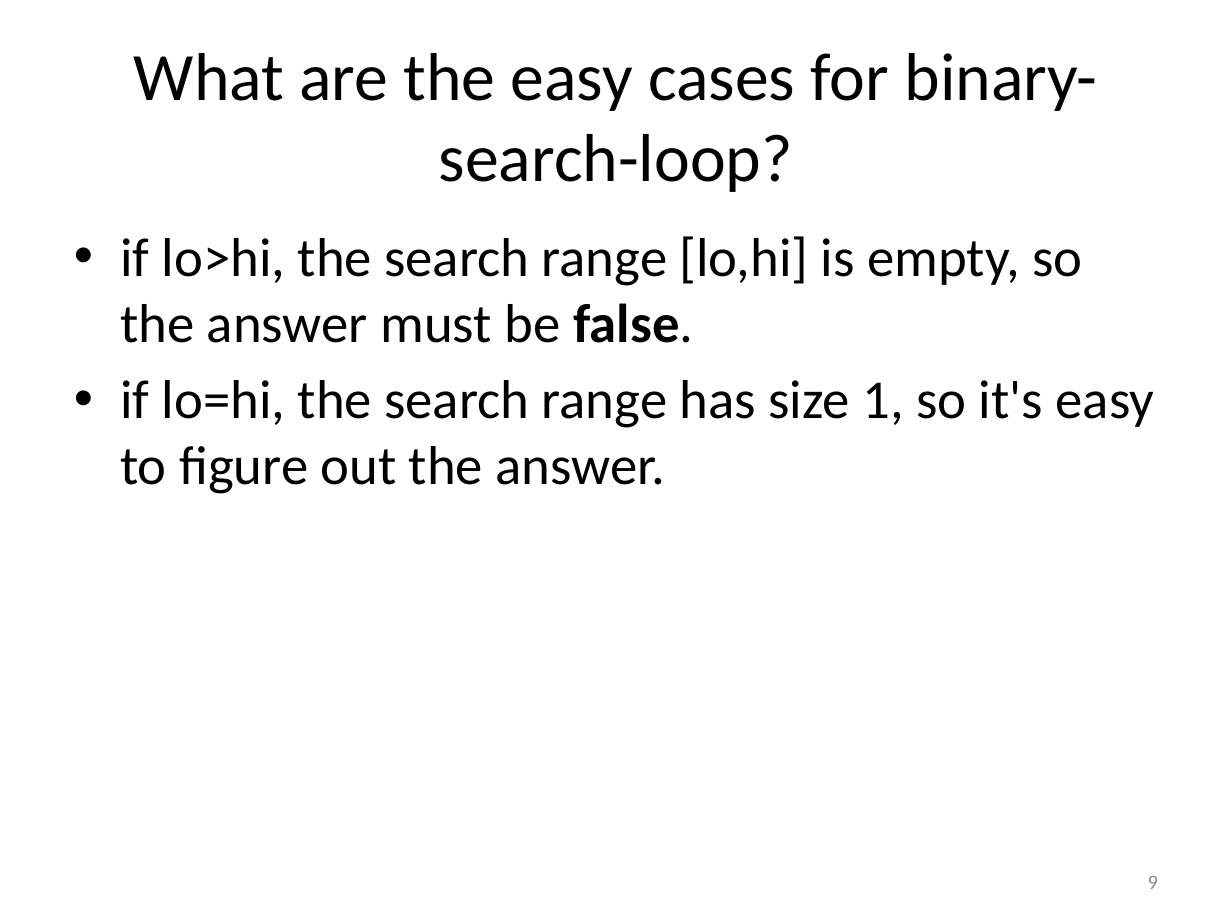
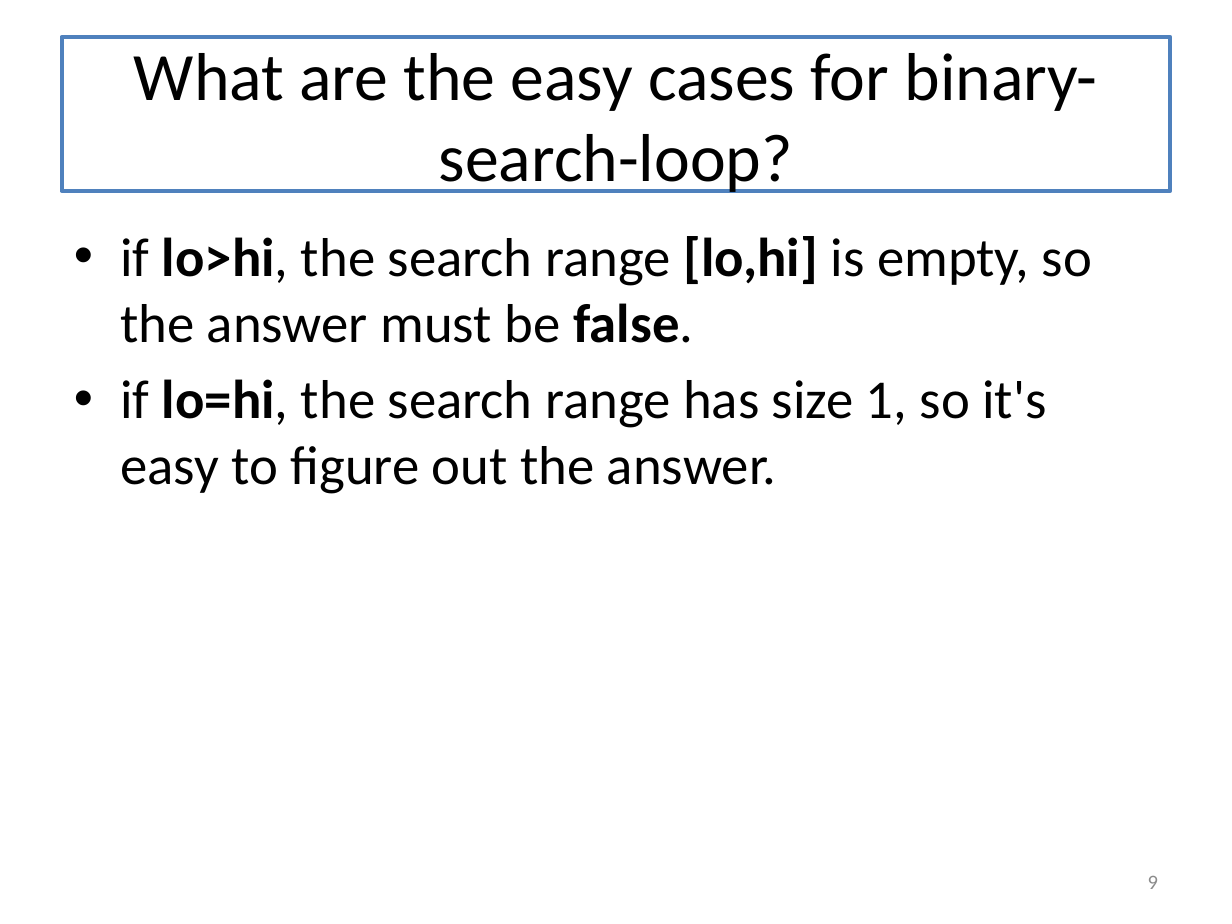
Before and after one commit to mwand/cs5010f16, a slide deck: slide 9 of Slides/Lesson 8.3 Binary Search.pptx. Drawn at 1232x924 pixels with LibreOffice and Linux fonts; fonts in the diff are those of the drawing. Boxes give left, top, right and bottom in pixels: in the first picture for what was removed or moved away, otherwise in the second. Text is boxed around its words. In the diff, an @@ line names an element or a change of style, - is before the commit and + after.

```diff
--- a/Slides/Lesson 8.3 Binary Search.pptx
+++ b/Slides/Lesson 8.3 Binary Search.pptx
@@ title "What are the easy cases ...": place and size @@
-title "What are the easy cases ..." at [134, 53, 1097, 192]
+title "What are the easy cases ..." at [62, 37, 1170, 191]
@@ title "What are the easy cases ..." at [62, 37, 1170, 191]: fill none to #FFFFFF; outline none to #4F81BD 2.25 pt @@
@@ text "if lo>hi, the search range ..." at [120, 236, 1092, 494]: bold on in "lo>hi, [lo,hi]", "lo=hi," @@
```
Also in this commit, not shown: 15 other slides changed, 18 other files.
